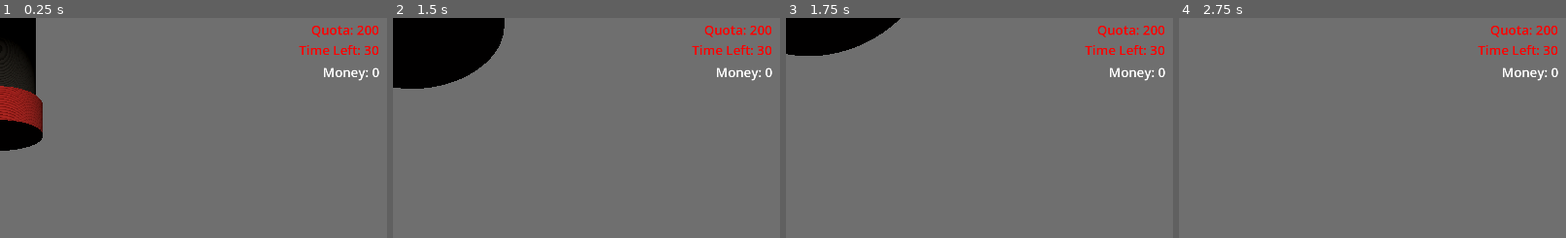
Above: before the commit, frames 1-4 (left to right).
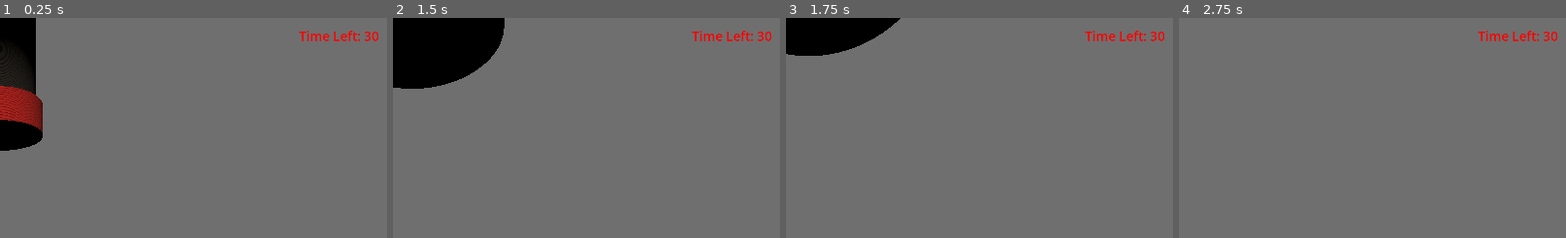
Above: after the commit, the same moments.

Repository: c0sx/ld58
Game: Godot game, scene res://scenes/main.tscn
Two runs of this game, one before a commit and one after it. Both use one fixed random seed, a clock stepped at 60 frames per second and the inputs below.
Inputs (mouse positions are % of the whole screen's width and height, from its top left):
- Up to frame 1 (0.25 s): no input
- Up to frame 2 (1.5 s): tap Enter at 0.5 s; move the mouse to (55, 50) at 0.52 s; hold E (interact) 0.53-1.28 s; hold W (move_forward) from 0.53 s (still down); move the mouse to (45, 50) at 1.27 s; tap E (interact) at 1.35 s
- Up to frame 3 (1.75 s): keep holding W (move_forward)
- Up to frame 4 (2.75 s): keep holding W (move_forward); move the mouse to (52, 48) at 2.02 s; hold E (interact) from 2.03 s (still down)
The pictures show only the part of the screen within x 50-100%, y 0-50%; the shares and areas given below are measured in that part.

The runs differ from the first frame. In frame 1, 1.3% of the frame differs, in the area x 77-98%, y 3-29%; in frame 2, 1.3%; in frame 3, 1.3%; in frame 4, 1.3%.

Commit message:
core loop finished

Diff:
--- a/loot-box/loot-box.gd
+++ b/loot-box/loot-box.gd
@@ -60,8 +60,6 @@
 	_sprite.visible = false
 
 	if _player:
-		print("rewarding", 100)
-		_player.give_reward(100)
 		_player.collect_item(_loot_item)
 
 	get_parent().remove_child(self)
--- a/loot-box/loot-box.tscn
+++ b/loot-box/loot-box.tscn
@@ -2,7 +2,7 @@
 
 [ext_resource type="Script" path="res://loot-box/loot-box.gd" id="1_7l1wq"]
 
-[sub_resource type="CylinderShape3D" id="CylinderShape3D_kroeo"]
+[sub_resource type="BoxShape3D" id="BoxShape3D_scpwi"]
 
 [sub_resource type="BoxMesh" id="BoxMesh_0n0pm"]
 
@@ -12,7 +12,7 @@
 script = ExtResource("1_7l1wq")
 
 [node name="CollisionShape3D" type="CollisionShape3D" parent="."]
-shape = SubResource("CylinderShape3D_kroeo")
+shape = SubResource("BoxShape3D_scpwi")
 
 [node name="MeshInstance3D" type="MeshInstance3D" parent="."]
 mesh = SubResource("BoxMesh_0n0pm")
--- a/pause-controller/pause-controller.gd
+++ b/pause-controller/pause-controller.gd
@@ -6,7 +6,7 @@
 signal game_paused
 signal game_resumed
 
-func _unhandled_key_input(event: InputEvent) -> void:
+func _unhandled_key_input(_event: InputEvent) -> void:
 	if Input.is_action_just_pressed("pause"):
 		if _is_paused:
 			_is_paused = false
--- a/player/player.gd
+++ b/player/player.gd
@@ -10,14 +10,12 @@
 
 @onready var camera: Camera3D = $Camera3D
 
-signal money_changed(value: float)
+signal inventory_changed(value: Dictionary)
 
 var _rotation: Vector3 = Vector3.ZERO
 var _vertical_looking_limit: int = 60
 var _interactable: Node3D
 var _inventory: Dictionary = {} # [string, int]
-
-var _money: float = 0.0
 
 func _ready() -> void:
 	Input.set_mouse_mode(Input.MOUSE_MODE_CAPTURED)
@@ -46,23 +44,58 @@
 func set_interactable(interactable: Node3D) -> void:
 	_interactable = interactable
 
+func collect_item(item: LootItemResource) -> void:
+	var value = _inventory.get(item.name, 0)
+	_inventory[item.name] = value + 1
+
+	emit_signal("inventory_changed")
+
+func build_plan(quota: Dictionary) -> Dictionary:
+	var plan = {}
+
+	for k in quota:
+		var value = quota.get(k, 0)
+
+		plan[k] = {
+			"need": value,
+			"have": 0,
+		}
+
+	for k in _inventory:
+		var value = _inventory.get(k, 0)
+		var item = plan.get(k)
+
+		if not item:
+			plan[k] = {
+				"need": 0,
+				"have": value
+			}
+		else:
+			plan[k]["have"] = value
+
+	return plan
+
+func has_engough(item_name: String, need_value: int) -> bool:
+	if not _inventory.has(item_name):
+		return false
+
+	var have_value = _inventory[item_name];
+
+	return have_value >= need_value
+
+func withdraw_items(items: Dictionary) -> void:
+	for k in items:
+		var value = items[k]
+		var current_value = _inventory.get(k, 0)
+
+		if current_value - value < 0:
+			_inventory[k] = 0
+		else:
+			_inventory[k] = current_value - value
+
 func _interact() -> void:
 	if not _interactable:
 		return
 
 	if _interactable is TubeButton:
 		_interactable.interact()
-
-func give_reward(value: int) -> void:
-	_money += value
-	emit_signal("money_changed", _money)
-
-func collect_item(item: LootItemResource) -> void:
-	print("collected: ", item)
-
-func has_enough_money(value: float) -> bool:
-	return _money >= value
-
-func withdraw_money(value: float) -> void:
-	_money -= value
-	emit_signal("money_changed", _money)
--- a/quota/quota.gd
+++ b/quota/quota.gd
@@ -2,15 +2,16 @@
 extends Node3D
 
 @export var quota_timer: float = 10.0
-@export var quota_value: float = 200.0
+@export var items: Array[LootItemResource] = []
+@export var start_quota_items = 3
 
 @onready var _timer: Timer = $Timer
 @onready var _total_timer: Timer = $QuotaTimer
 
 var _current_time: float = 0.0
+var _current_quota: Dictionary
 
-signal quota_started
-signal quota_changed
+signal quota_started(quota: Dictionary, time: float)
 signal quota_timer_tick
 signal quota_finished
 
@@ -22,22 +23,63 @@
 
 func start() -> void:
 	_current_time = 0.0
+	_current_quota = _make_quota()
 
 	_timer.start()
 	_total_timer.start()
 
-	emit_signal('quota_started')
+	emit_signal('quota_started', _current_quota, quota_timer)
 
-func next_quota() -> void:
-	quota_value *= 1.5
-	emit_signal("quota_changed", self)
+func get_current_quota() -> Dictionary:
+	return _current_quota
+
+func check_quota(player: Player) -> bool:
+	for k in _current_quota:
+		var value = _current_quota[k]
+
+		if not player.has_engough(k, value):
+			return false
+
+	return true
 
 func _on_tick() -> void:
 	_current_time += 1
+
 	emit_signal('quota_timer_tick', quota_timer - _current_time)
 
 func _on_finish() -> void:
 	_total_timer.stop()
 	_timer.stop()
 	_current_time = 0.0
+	start_quota_items += 1
+
 	emit_signal('quota_finished')
+
+func _make_quota() -> Dictionary:
+	randomize()
+
+	var weights: Array[float] = []
+	var sum: float = 0.0
+
+	for item in items:
+		var value = 1.0 / item.rarity
+		weights.append(value)
+
+		sum += value
+
+	for i in weights.size():
+		weights[i] /= sum
+
+	var quota: Dictionary = {}
+	for k in start_quota_items:
+		var r := randf()
+		var acc := 0.0
+
+		for i in items.size():
+			acc += weights[i]
+			if r <= acc:
+				var value = quota.get(items[i].name, 0)
+				quota[items[i].name] = value + 1
+				break
+
+	return quota
--- a/quota/quota.tscn
+++ b/quota/quota.tscn
@@ -6,6 +6,5 @@
 script = ExtResource("1_co7yq")
 
 [node name="Timer" type="Timer" parent="."]
-process_mode = 3
 
 [node name="QuotaTimer" type="Timer" parent="."]
--- a/scenes/main-scene.gd
+++ b/scenes/main-scene.gd
@@ -21,10 +21,9 @@
 	_tube_button.exit_button_area.connect(_on_exit_button_area)
 	_tube_button.pressed.connect(_on_button_pressed)
 
-	_player.money_changed.connect(_on_money_changed)
+	_player.inventory_changed.connect(_on_inventory_changed)
 
 	_quota.quota_started.connect(_on_quota_started)
-	_quota.quota_changed.connect(_on_quota_changed)
 	_quota.quota_timer_tick.connect(_on_quota_timer_tick)
 	_quota.quota_finished.connect(_on_quota_finished)
 
@@ -35,7 +34,6 @@
 	_game_over_screen.visible = false
 
 	_ui.welcome_message()
-	_ui.update_quota_value(_quota.quota_value)
 	_ui.update_quota_timer(_quota.quota_timer)
 
 func _on_enter_working_zone() -> void:
@@ -61,33 +59,30 @@
 
 	_tube.spawn()
 
-func _on_money_changed(value: float) -> void:
-	_ui.update_money_value(value)
-
-	var current_quota = _quota.quota_value
-	_ui.update_quota_reached(value >= current_quota)
-
-func _on_quota_changed(quota: Quota) -> void:
-	_ui.update_quota_value(quota.quota_value)
-	_ui.update_quota_timer(quota.quota_timer)
+func _on_inventory_changed() -> void:
+	var plan = _player.build_plan(_quota.get_current_quota())
+	_ui.update_quota_plan(plan)
 
 func _on_quota_timer_tick(remaining: float) -> void:
 	_ui.update_quota_timer(remaining)
 
-func _on_quota_started() -> void:
+func _on_quota_started(quota: Dictionary, timer: float) -> void:
 	_is_quota_started = true
+	var plan = _player.build_plan(quota)
+	_ui.update_quota_plan(plan)
+	_ui.update_quota_timer(timer)
 
 func _on_quota_finished() -> void:
 	_is_quota_started = false
-	var quota_value = _quota.quota_value
-	if _player.has_enough_money(quota_value):
-		_player.withdraw_money(quota_value)
-		_quota.next_quota()
-		_quota.start()
-	else:
+
+	var result = _quota.check_quota(_player)
+	if not result:
 		Input.set_mouse_mode(Input.MOUSE_MODE_VISIBLE)
 		get_tree().paused = true
 		_game_over_screen.visible = true
+	else:
+		_player.withdraw_items(_quota.get_current_quota())
+		_quota.start()
 
 func _on_game_paused() -> void:
 	Input.set_mouse_mode(Input.MOUSE_MODE_VISIBLE)
--- a/scenes/main.tscn
+++ b/scenes/main.tscn
@@ -80,6 +80,7 @@
 
 [node name="Quota" parent="." instance=ExtResource("7_mm867")]
 quota_timer = 30.0
+items = Array[Resource("res://loot-item/loot-item-resourse.gd")]([ExtResource("6_o3sgs"), ExtResource("7_tsmho"), ExtResource("8_llufd")])
 
 [node name="UI" parent="." instance=ExtResource("6_0dwyr")]
 mouse_filter = 1
--- a/tube/spawner/spawner.gd
+++ b/tube/spawner/spawner.gd
@@ -14,13 +14,13 @@
 		return a + b
 	)
 
-	var range = randf_range(0.0, total)
+	var r = randf_range(0.0, total)
 	var acc := 0.0
 
 	for i in items.size():
 		acc += weights[i]
 
-		if range <= acc:
+		if r <= acc:
 			return items[i]
 
 	return items.back()
--- a/ui/ui.gd
+++ b/ui/ui.gd
@@ -3,9 +3,8 @@
 
 @onready var _message: Panel = $MessagePanel
 @onready var _label: Label = $MessagePanel/Label
-@onready var _money: Label = $Money
-@onready var _quota: Label = $Quota
 @onready var _timer: Label = $TimeLeft
+@onready var _inventory: VBoxContainer = $Inventory
 
 func _ready() -> void:
 	_message.visible = false
@@ -26,17 +25,24 @@
 	_message.visible = false
 	_label.text = ""
 
-func update_money_value(value: float) -> void:
-	_money.text = "Money: " + str(int(value))
+func update_quota_plan(quota_plan: Dictionary) -> void:
+	for child in _inventory.get_children():
+		_inventory.remove_child(child)
 
-func update_quota_value(value: float) -> void:
-	_quota.text = "Quota: " + str(int(value))
+	for k in quota_plan:
+		var item = quota_plan[k]
+		var need = item["need"]
+		var have = item["have"]
 
-func update_quota_reached(value: bool) -> void:
-	if value:
-		_quota.add_theme_color_override("font_color", Color(0, 1, 0, 1))
-	else:
-		_quota.add_theme_color_override("font_color", Color(1, 0, 0, 1))
+		var label = Label.new()
+		label.text = k + ": " + str(have) + "/" + str(need)
+		label.horizontal_alignment = HORIZONTAL_ALIGNMENT_RIGHT
+		label.add_theme_font_size_override("font_size", 32)
+
+		if need > 0 and have >= need:
+			label.add_theme_color_override("font_color", Color(0, 1, 0, 1))
+
+		_inventory.add_child(label)
 
 func update_quota_timer(value: float) -> void:
 	_timer.text = "Time Left: " + str(int(value))
--- a/ui/ui.tscn
+++ b/ui/ui.tscn
@@ -40,47 +40,15 @@
 horizontal_alignment = 1
 vertical_alignment = 1
 
-[node name="Money" type="Label" parent="."]
-layout_mode = 1
-anchors_preset = 1
-anchor_left = 1.0
-anchor_right = 1.0
-offset_left = -219.0
-offset_top = 110.0
-offset_right = -19.0
-offset_bottom = 160.0
-grow_horizontal = 0
-theme_override_font_sizes/font_size = 32
-text = "Money: 0"
-horizontal_alignment = 2
-vertical_alignment = 1
-
-[node name="Quota" type="Label" parent="."]
-layout_mode = 1
-anchors_preset = 1
-anchor_left = 1.0
-anchor_right = 1.0
-offset_left = -220.0
-offset_top = 5.0
-offset_right = -20.0
-offset_bottom = 55.0
-grow_horizontal = 0
-theme_override_colors/font_color = Color(1, 0, 0, 1)
-theme_override_colors/font_outline_color = Color(1, 1, 1, 1)
-theme_override_font_sizes/font_size = 32
-text = "Quota: 200"
-horizontal_alignment = 2
-vertical_alignment = 1
-
 [node name="TimeLeft" type="Label" parent="."]
 layout_mode = 1
 anchors_preset = 1
 anchor_left = 1.0
 anchor_right = 1.0
 offset_left = -220.0
-offset_top = 55.0
+offset_top = 20.0
 offset_right = -20.0
-offset_bottom = 105.0
+offset_bottom = 70.0
 grow_horizontal = 0
 theme_override_colors/font_color = Color(1, 0, 0, 1)
 theme_override_font_sizes/font_size = 32
@@ -88,3 +56,18 @@
 "
 horizontal_alignment = 2
 vertical_alignment = 1
+
+[node name="Inventory" type="VBoxContainer" parent="."]
+layout_mode = 1
+anchors_preset = 1
+anchor_left = 1.0
+anchor_right = 1.0
+offset_left = -320.0
+offset_top = 90.0
+offset_right = -20.0
+offset_bottom = 140.0
+grow_horizontal = 0
+mouse_filter = 2
+
+[node name="Label" type="Label" parent="Inventory"]
+layout_mode = 2
